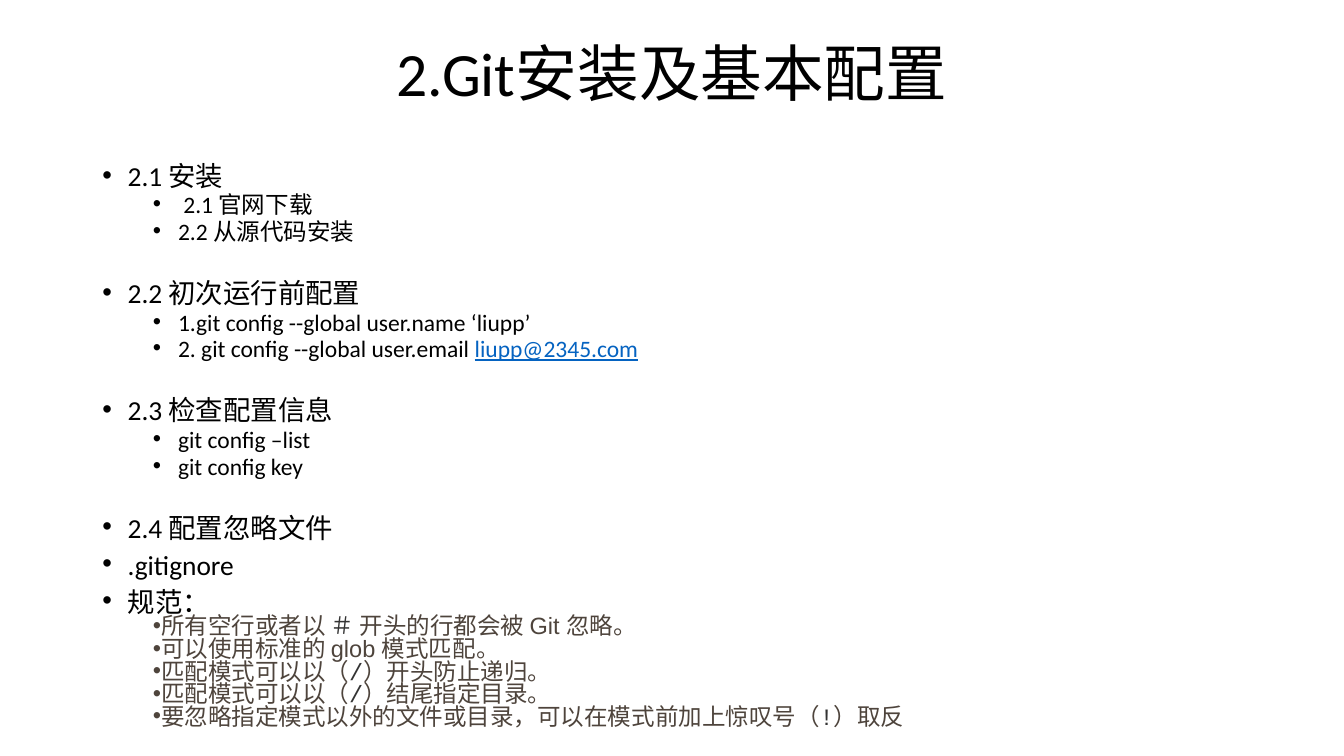
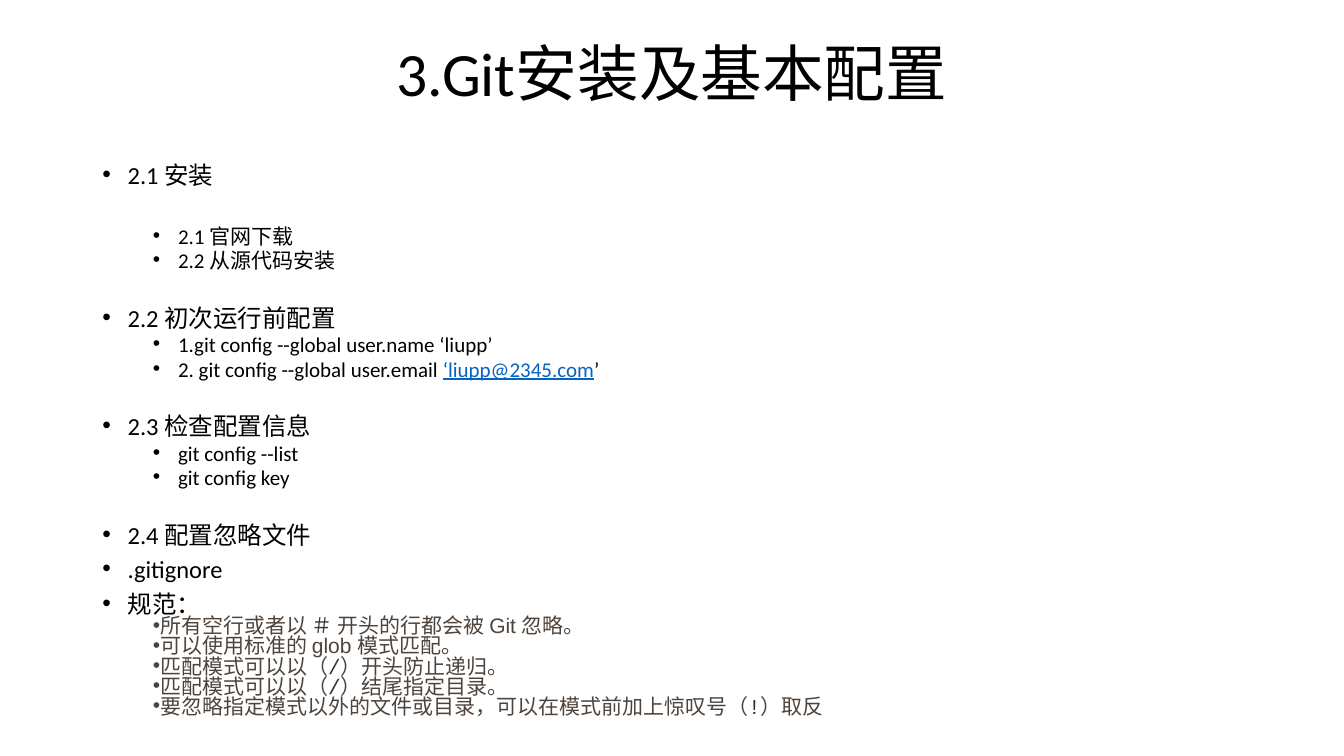
Before and after one commit to liupengpeng2016/share, a slide deck: slide 6 of git使用详解/git.pptx (slide 5 before the commit). Drawn at 1344x756 pixels with LibreOffice and Linux fonts; fonts in the diff are those of the drawing. Boxes give left, top, right and bottom in pixels: in the first picture for what was removed or moved away, otherwise in the second. Text is boxed around its words. In the diff, an @@ line names an element or a change of style, - is before the commit and + after.

Commit message:
ad

```diff
--- a/git使用详解/git.pptx
+++ b/git使用详解/git.pptx
@@ title at (396, 45, 947, 101): text changed @@
-2.Git安装及基本配置
+3.Git安装及基本配置
@@ text at (128, 163, 824, 716): size 19.6 to 17.5 pt in "2.1 安装", "2.2 初次运行前配置", "2.3 检查配置信息", "2.4 配置忽略文件" and 2 more places; size 16.8 to 15 pt in "2.1 官网下载", "2.2 从源代码安装", "1.git config --global user.name ‘liupp’", "git config key" and 5 more places @@
@@ text at (178, 362, 599, 381): text changed; size 16.8 to 15 pt @@
-  • 2. git config --global user.email liupp@2345.com
+  • 2. git config --global user.email ‘liupp@2345.com’
@@ text at (178, 446, 298, 465): text changed; size 16.8 to 15 pt @@
-  • git config –list
+  • git config --list
```
Also in this commit, not shown: 6 other slides changed, 2 slides added.
